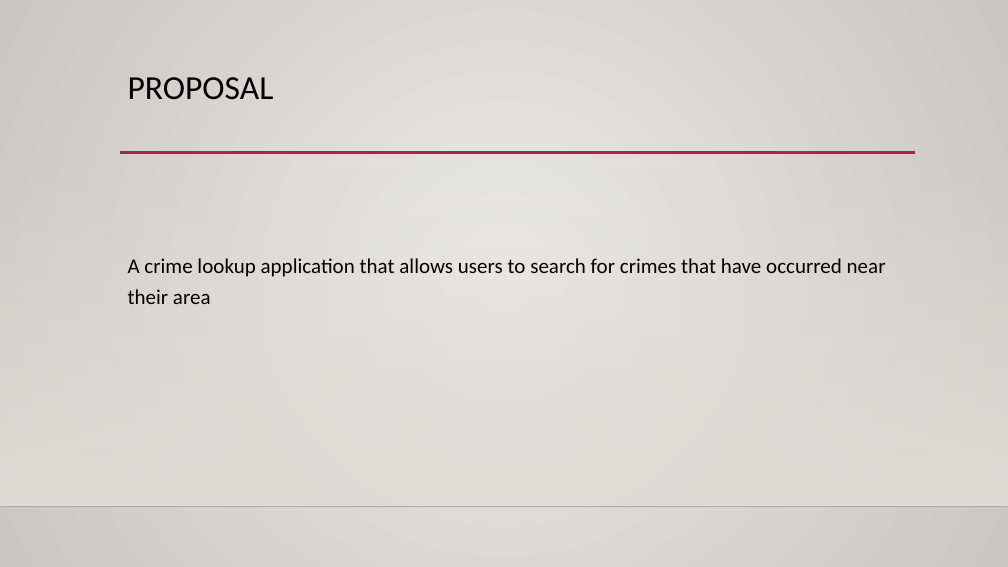
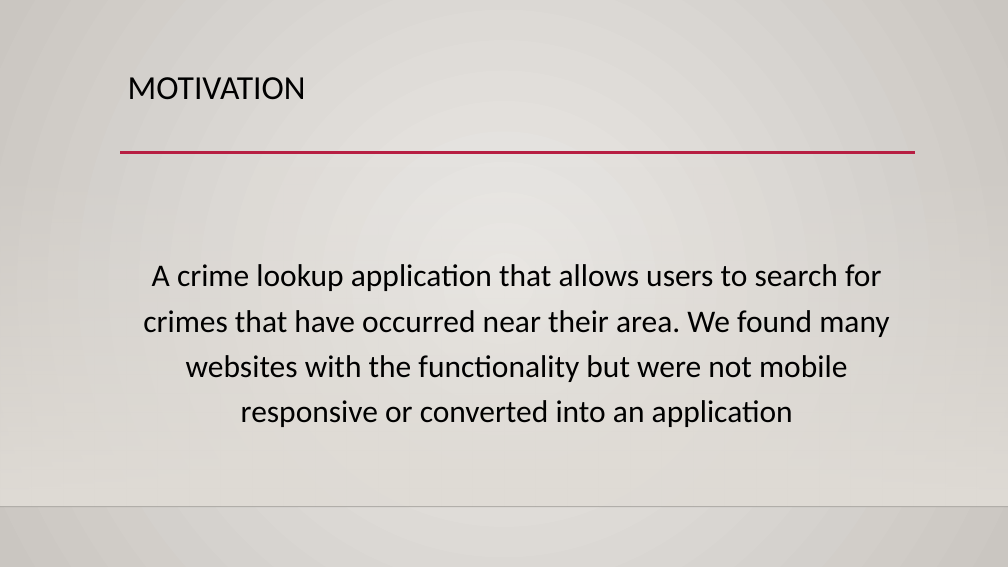
Before and after one commit to MR-Stan/Look-Out, a slide deck: slide 3 of Project2_Presentation_Material.pptx. Drawn at 1008x567 pixels with LibreOffice and Linux fonts; fonts in the diff are those of the drawing; background and template pictures are left out. Boxes give left, top, right and bottom in pixels: in the first picture for what was removed or moved away, otherwise in the second. Text is boxed around its words. In the diff, an @@ line names an element or a change of style, - is before the commit and + after.

```diff
--- a/Project2_Presentation_Material.pptx
+++ b/Project2_Presentation_Material.pptx
@@ title at (128, 77, 306, 100): text changed @@
-PROPOSAL
+MOTIVATION
@@ text at (143, 264, 889, 427): text changed; size 20 to 30 pt @@
-A crime lookup application that allows users to search for crimes that have occurred near their area
+A crime lookup application that allows users to search for crimes that have occurred near their area. We found many websites with the functionality but were not mobile responsive or converted into an application
```
Also in this commit, not shown: 2 other slides changed, 3 slides added.
